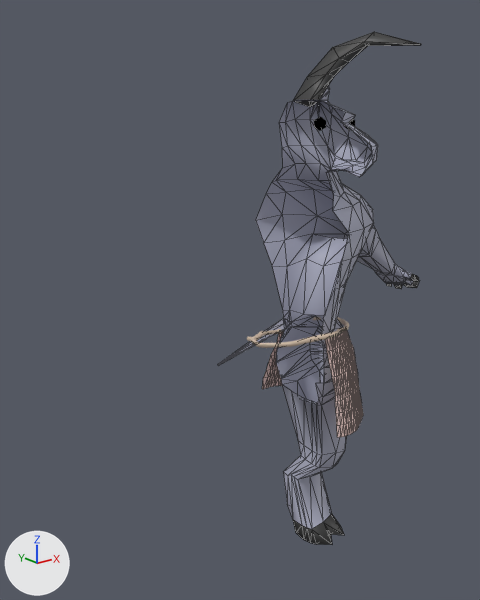
One commit to the glTF model blender/minotaurtest.glb: the scene before it, then after it.
Rendered twice from a 50 mm camera at (-6.91, -7.06, 4.29) aimed at (-0.54, 0.91, 1.11). Arrows for +X, +Y and +Z are at lower left; the lights stay in place. The first picture is the older version. Mesh edges are drawn as thin lines on the coarser meshes. Where no turn or scale is listed for an object, it has been applied to the vertices. Vertices at exactly the same position are counted once.

Before the edit, the objects in view are built like this:
```python
me_cylinder_001 = bpy.data.meshes.new('Cylinder.001')
me_cylinder_001.from_pydata(...)  # 457 vertices, 866 faces; spans x -0.36..3.51, y -1.48..0.95, z -0.06..8.24
# faces by material slot: [737, 129]
me_cylinder_001.materials.append(mat_material_002)  # light grey #afb1c5
me_cylinder_001.materials.append(mat_black)  # dark grey #414141
me_cylinder_002 = bpy.data.meshes.new('Cylinder.002')
me_cylinder_002.from_pydata(...)  # 307 vertices, 516 faces; spans x -0.2..0.7, y -1.07..0.74, z 2.32..3.91
me_cylinder_002.materials.append(mat_cloth)  # pink #ffdbd5
me_torus = bpy.data.meshes.new('Torus')
me_torus.from_pydata(...)  # 576 vertices, 1152 faces; spans x -1.07..0.69, y -0.79..0.38, z 3.68..3.98
me_torus.materials.append(mat_rope)  # beige #d0bba6
ob_cylinder_002 = bpy.data.objects.new('Cylinder.002', me_cylinder_002)
ob_cylinder_002.location = (0.19, 0.23, -3.17)
ob_cylinder_004 = bpy.data.objects.new('Cylinder.004', me_cylinder_001)
ob_cylinder_004.location = (0.19, 0.23, -3.17)
ob_torus = bpy.data.objects.new('Torus', me_torus)
ob_torus.location = (0.19, 0.23, -3.17)
```
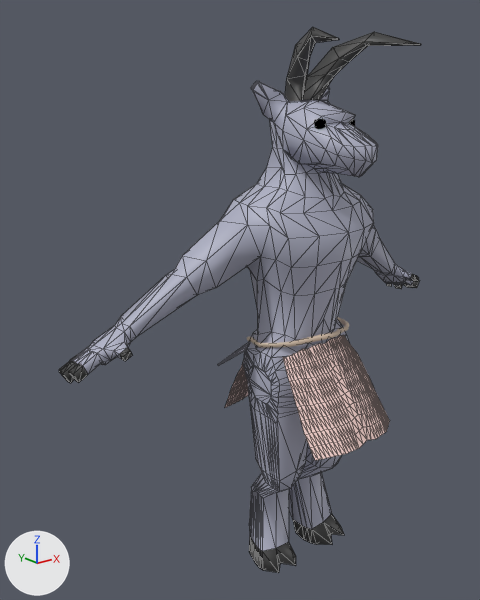
What differs and where, as boxes (x1, y1, x2, y2) in the pictures (480 x 600 px; the box of a moved part takes in the faces that stretch with it):
'Cylinder.004', reshaped (119% wider, 6% taller): before (256, 32, 421, 545); after (59, 27, 421, 573)
'Cylinder.002', reshaped (63% wider, 19% taller): before (262, 331, 363, 437); after (225, 335, 390, 461)
part 1 of me_cylinder_002, moved or reshaped: before (325, 331, 363, 437); after (283, 335, 390, 461)
part 2 of me_cylinder_002, built on: before (275, 335, 280, 348); after (225, 360, 249, 408)
part 3 of me_cylinder_001, built on: before (256, 124, 338, 334); after (59, 27, 372, 573)

The change, as a diff of the scene's bpy script:
```diff
--- a/blender/minotaurtest.glb.py
+++ b/blender/minotaurtest.glb.py
@@ me_cylinder_002 @@
 # used by ob_cylinder_002; location = (0.19, 0.23, -3.17)
-me_cylinder_002.from_pydata(...)  # 307 vertices, 516 faces; spans x -0.2..0.7, y -1.07..0.74, z 2.32..3.91
+me_cylinder_002.from_pydata(...)  # 597 vertices, 1032 faces; spans x -1.05..0.73, y -1.65..0.74, z 2.45..3.85
+# me_cylinder_002 part 1: 154 vertices moved from x -0.2..0.7, y -1.07..-0.49, z 2.32..3.91 to x -0.2..0.73, y -1.61..-0.47, z 2.47..3.85; 145 vertices added at x -1.04..-0.23, y -1.65..-0.56, z 2.45..3.85
+# me_cylinder_002 part 2: 1 vertex removed from x -0.2, y 0.35, z 3.54; 146 vertices added at x -1.05..-0.19, y 0.25..0.74, z 2.47..3.75
 me_cylinder_002.materials.append(mat_cloth)
@@ me_cylinder_001 @@
 # used by ob_cylinder_004; location = (0.19, 0.23, -3.17)
-me_cylinder_001.from_pydata(...)  # 457 vertices, 866 faces; spans x -0.36..3.51, y -1.48..0.95, z -0.06..8.24
+me_cylinder_001.from_pydata(...)  # 880 vertices, 1731 faces; spans x -3.89..3.51, y -1.48..0.95, z -0.06..8.24
+# me_cylinder_001 part 3: 8 vertices moved from x -0.2..0.04, y -0.76..0.68, z 4.21..6.66 to x -0.27..0.03, y -0.76..0.66, z 4.21..6.66; 423 vertices added at x -3.89..-0.02, y -1.48..0.89, z -0.06..8.24
 me_cylinder_001.materials.append(mat_material_002)
```
